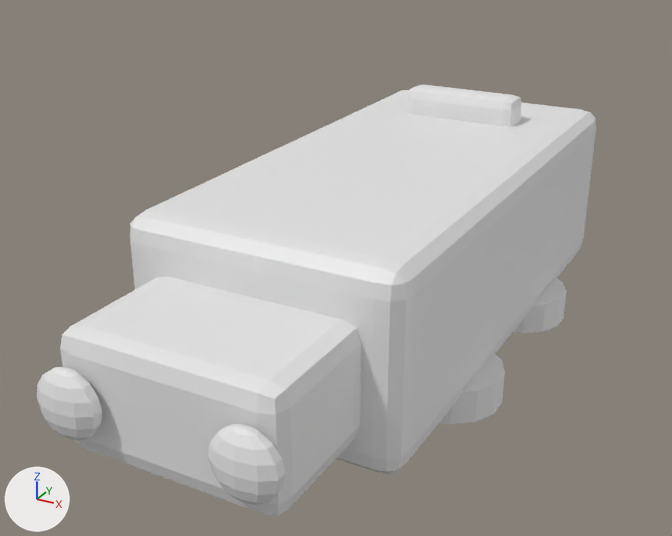
A saved change to the glTF model src/art/assets/cart.glb.
Rendered twice from a camera (50 mm lens) standing at (1.16, -2.53, 1.55) and looking at (-0.07, -0.3, 0.43). Lighting does not change. The marker at lower left points along +X, +Y and +Z. The older version comes first. Vertices at exactly the same position are counted once.

The first picture shows 'lamp-l', 'lamp-r', 'nose', 'seat-back', 'tub', 'wheel-br', 'wheel-fr'.
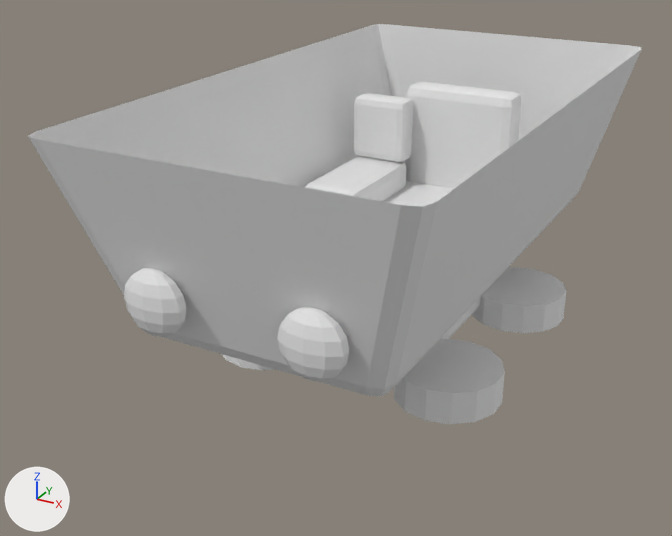
Where the change shows, as pixel boxes [x1, y1, x2, y2] in the pictures (672 x 536 px; the box of a moved part takes in the faces that stretch with it):
'hopper', added: after [28, 24, 641, 396]
'tub', deleted: before [130, 90, 596, 474]
'nose', deleted: before [60, 277, 361, 515]
'seat-back', reshaped, moved: before [407, 84, 521, 127]; after [405, 82, 522, 189]
'lamp-r', moved: before [208, 424, 285, 505]; after [277, 307, 349, 382]
'lamp-l', moved: before [37, 367, 102, 440]; after [124, 268, 186, 337]
'pet-back', moved (not visible before): after [354, 93, 413, 162]
'frame-rail-r', added: after [440, 296, 481, 339]
part 1 of me_seat_back, moved or reshaped: before [407, 84, 521, 111]; after [407, 82, 522, 108]
part 2 of me_seat_back, moved or reshaped: before [407, 98, 521, 127]; after [405, 95, 522, 189]
'wheel-fr', unchanged, uncovered by the edit: before [439, 353, 505, 424]; after [394, 338, 505, 424]
'wheel-br', unchanged, uncovered by the edit: before [513, 278, 566, 333]; after [472, 267, 566, 333]
'pet-seat', unchanged, uncovered by the edit: after [305, 156, 406, 201]

Diff of the bpy script that builds the scene:
```diff
--- a/src/art/assets/cart.glb.py
+++ b/src/art/assets/cart.glb.py
@@ me_seat_back @@
 # used by ob_seat_back; location = (0.0, 0.5, 0.58)
-me_seat_back.from_pydata(...)  # 56 vertices, 108 faces; spans x -0.2..0.2, y -0.06..0.06, z -0.23..0.23
+me_seat_back.from_pydata(...)  # 56 vertices, 108 faces; spans x -0.2..0.2, y -0.06..0.06, z -0.2..0.2
+# me_seat_back part 1: all 28 vertices in x -0.2..0.2, y -0.06..0.06, z 0.195..0.23 are moved by (0.0, 0.0, -0.03)
+# me_seat_back part 2: all 28 vertices in x -0.2..0.2, y -0.06..0.06, z -0.23..-0.195 are moved by (0.0, 0.0, 0.03)
@@ me_hopper @@
+me_hopper.from_pydata(...)  # 40 vertices, 66 faces; spans x -0.52..0.52, y -1.02..0.86, z 0.38..0.95
@@ me_frame_rail @@
+me_frame_rail.from_pydata(...)  # 56 vertices, 108 faces; spans x -0.022..0.022, y -0.31..0.31, z -0.11..0.11
@@ ob_lamp_l @@
 ob_lamp_l = bpy.data.objects.new('lamp-l', me_lamp)
-ob_lamp_l.location = (-0.24, -1.24, 0.42)
+ob_lamp_l.location = (-0.224, -0.939, 0.55)
@@ ob_lamp_r @@
 ob_lamp_r = bpy.data.objects.new('lamp-r', me_lamp)
-ob_lamp_r.location = (0.24, -1.24, 0.42)
+ob_lamp_r.location = (0.224, -0.939, 0.55)
@@ ob_nose @@
-ob_nose = bpy.data.objects.new('nose', me_nose)
-ob_nose.location = (0.0, -1.0, 0.42)
@@ ob_pet_back @@
 ob_pet_back = bpy.data.objects.new('pet-back', me_pet_back)
-ob_pet_back.location = (-0.28, 0.4, 0.56)
+ob_pet_back.location = (-0.26, 0.4, 0.67)
@@ ob_seat_back @@
 ob_seat_back = bpy.data.objects.new('seat-back', me_seat_back)
-ob_seat_back.location = (0.0, 0.5, 0.58)
+ob_seat_back.location = (0.0, 0.5, 0.62)
@@ ob_tub @@
-ob_tub = bpy.data.objects.new('tub', me_tub)
-ob_tub.location = (0.0, 0.0, 0.44)
@@ ob_hopper @@
+ob_hopper = bpy.data.objects.new('hopper', me_hopper)
+ob_hopper.location = (0.0, 0.0, 0.0)
@@ ob_frame_rail_r @@
+ob_frame_rail_r = bpy.data.objects.new('frame-rail-r', me_frame_rail)
+ob_frame_rail_r.location = (0.2, 0.0, 0.27)
```
